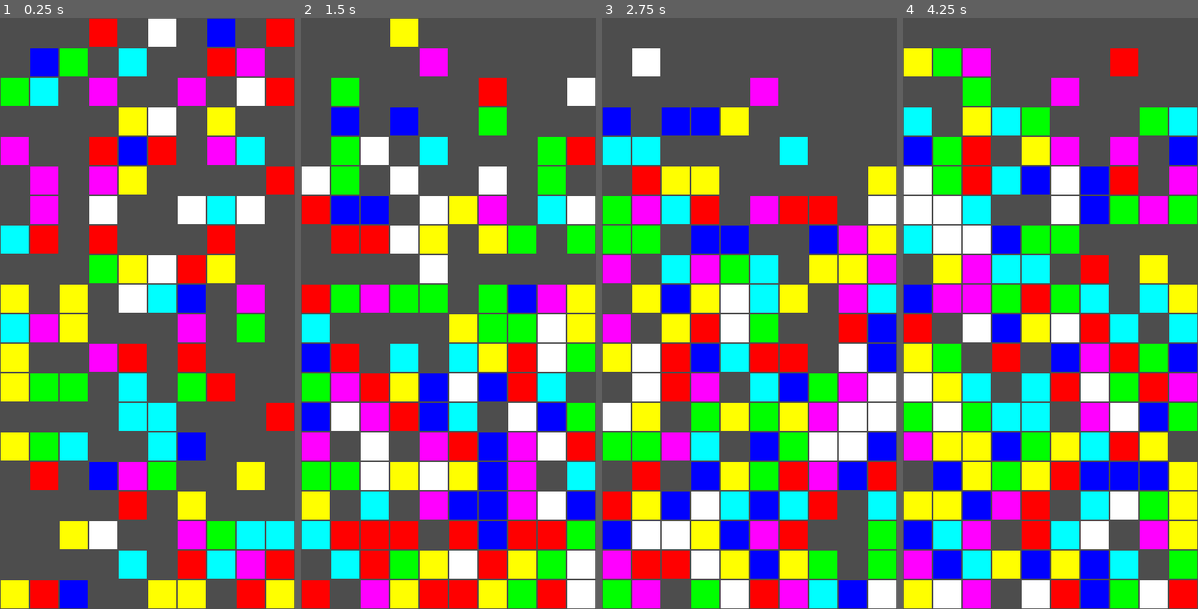
Above: before the commit, frames 1-4 (left to right).
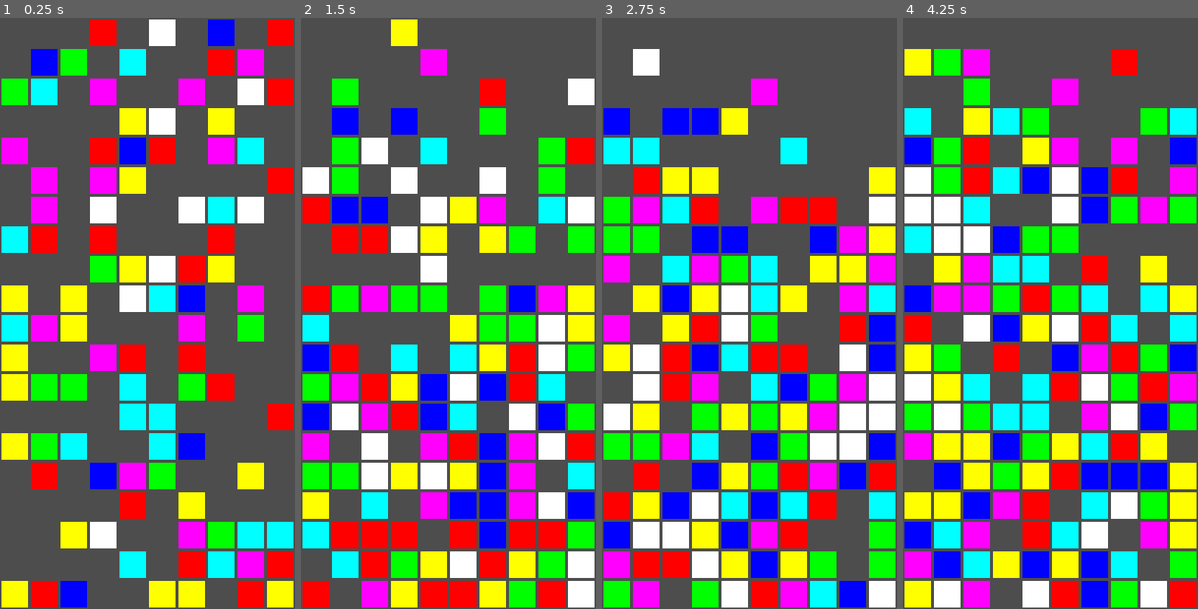
Above: after the commit, the same moments.

Repository: kasworld/gd4tetris
Game: Godot game, scene res://main.tscn
Two runs of this game, one before a commit and one after it. Both use one fixed random seed, a clock stepped at 60 frames per second and the inputs below.
Inputs:
- Up to frame 1 (0.25 s): no input
- Up to frame 2 (1.5 s): no input
- Up to frame 3 (2.75 s): no input
- Up to frame 4 (4.25 s): no input

The runs differ from the first frame. In frame 1, 4.4% of the frame differs, in the area x 0-100%, y 0-100%; in frame 2, 5.9%; in frame 3, 6.0%; in frame 4, 6.7%, in the area x 0-100%, y 5-100%.

Commit message:
dynamic viewport size

Diff:
--- a/main.gd
+++ b/main.gd
@@ -4,9 +4,9 @@
 	const BoardScale = 1
 	const BoardW = 10*BoardScale
 	const BoardH = 20*BoardScale
-	const Board2ScreenW = 100/BoardScale # screen board ratio
-	const Board2ScreenH = 100/BoardScale # screen board ratio
-	const UnitBorderSize = Board2ScreenW / 50
+	var Board2ScreenW  # screen board ratio
+	var Board2ScreenH  # screen board ratio
+	var UnitBorderSize
 	func MakeUnit():
 		var tu = Polygon2D.new()
 		tu.set_polygon( PackedVector2Array([
@@ -22,6 +22,11 @@
 	var scene 		# scene to draw
 	var fulllines = []
 	func _init(s) -> void:
+		var width = ProjectSettings.get_setting("display/window/size/viewport_width")
+		var height =  ProjectSettings.get_setting("display/window/size/viewport_height")
+		Board2ScreenW = width / BoardW
+		Board2ScreenH = height / BoardH
+		UnitBorderSize = max(Board2ScreenW / 20,1)
 		scene = s
 		free_unit = []
 		new_board()
@@ -256,6 +261,7 @@
 
 # Called every frame. 'delta' is the elapsed time since the previous frame.
 func _process(delta: float) -> void:
+	print(int(1/delta))
 	removelinetest()
 	pass
 
--- a/project.godot
+++ b/project.godot
@@ -17,8 +17,8 @@
 
 [display]
 
-window/size/viewport_width=1000
-window/size/viewport_height=2000
+window/size/viewport_width=600
+window/size/viewport_height=1200
 window/stretch/mode="viewport"
 window/handheld/orientation=1
 
